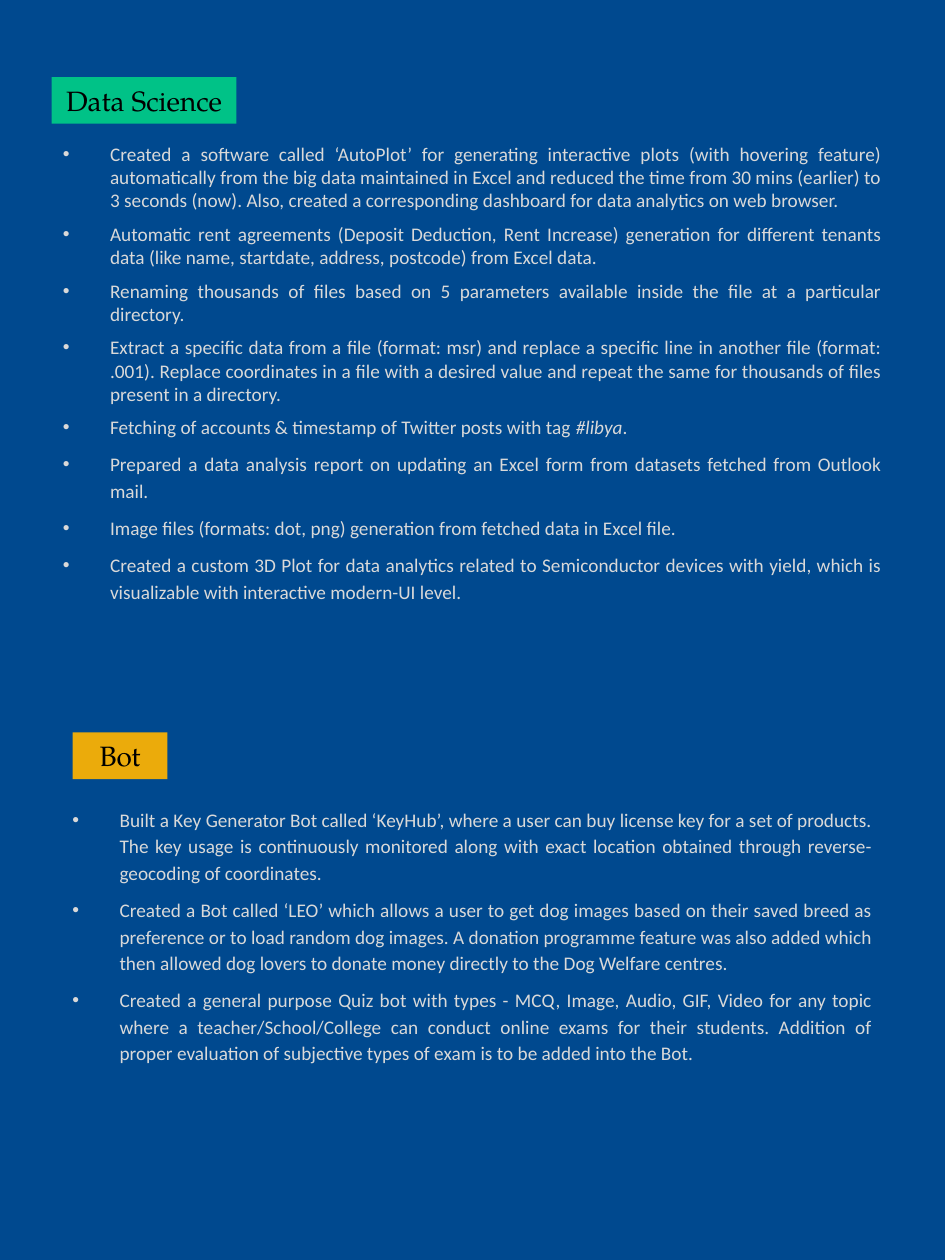
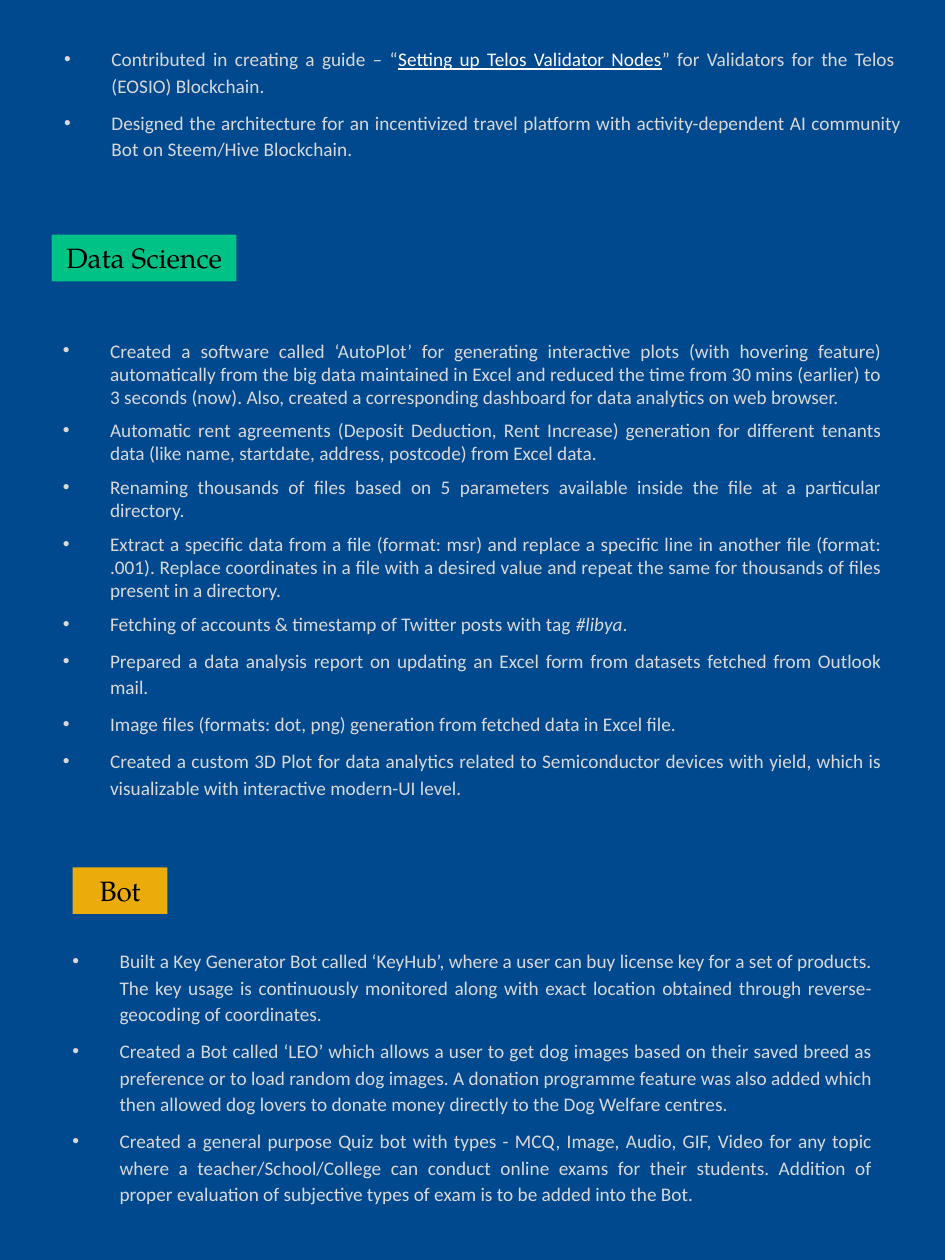
Before and after one commit to abhi3700/my_resume, a slide deck: slide 3 of my_resume.pptx. Drawn at 945x1260 pixels with LibreOffice and Linux fonts; fonts in the diff are those of the drawing. Boxes give left, top, right and bottom in pixels: in the first picture for what was removed or moved away, otherwise in the second. Text is boxed around its words. In the diff, an @@ line names an element or a change of style, - is before the commit and + after.

```diff
--- a/my_resume.pptx
+++ b/my_resume.pptx
@@ text added at (x1=111, y1=52, x2=900, y2=157), 11 pt, text #D9D9D9 @@
+• Contributed in creating a guide – “Setting up Telos Validator Nodes” for Validators for the Telos (EOSIO) Blockchain.
+• Designed the architecture for an incentivized travel platform with activity-dependent AI community Bot on Steem/Hive Blockchain.
@@ rectangle "Data Science" moved from (x1=52, y1=77, x2=237, y2=123) to (x1=52, y1=234, x2=237, y2=281) @@
@@ text "Created a software called ‘AutoPlot’ ..." moved from (x1=110, y1=147, x2=881, y2=599) to (x1=110, y1=344, x2=881, y2=795) @@
@@ rectangle "Bot" moved from (x1=73, y1=732, x2=168, y2=779) to (x1=73, y1=867, x2=168, y2=914) @@
@@ text "Built a Key Generator Bot ..." moved from (x1=120, y1=813, x2=872, y2=1064) to (x1=120, y1=954, x2=872, y2=1205) @@
```
Also in this commit, not shown: 2 other slides changed, 1 other file.
